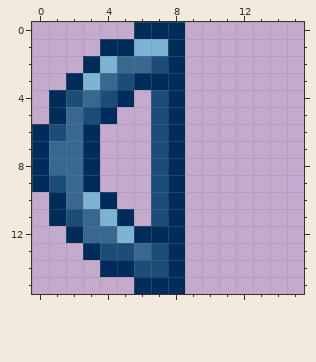
Pixel-art file, stored at assets/sprites/ui/timing_circle.aseprite. Above is the file before it was changed.
16x16 pixels, 1 frame.
After:
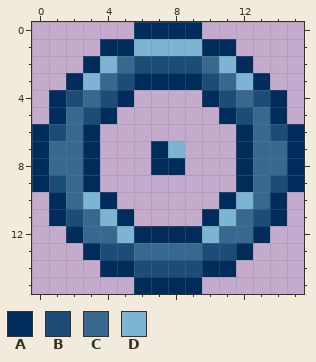
Palette (. is transparent): A #002c5c  B #1c4c78  C #386890  D #7cb4d4
Change:
There is now colour A in row 0 at x 9; in row 1 at x 10 to 11; in row 2 at x 12; in row 3 at x 9 and 13; in row 4 at x 10 and 14; in row 5 at x 11 and 14.
There is now colour A in rows 6 to 9 at x 12 and 15; in row 10 at x 11 and 14; in row 11 at x 10 and 14; in row 12 at x 9 and 13; in row 13 at x 12; in row 14 at x 10 to 11.
There is now colour A in row 15 at x 9.
The edit turns colour B into colour A in rows 7 to 8 at x 7.
There is now colour B in row 2 at x 9; in row 3 at x 10; in row 4 at x 11 and 13; in row 5 at x 12; in row 6 at x 14; in row 9 at x 14.
There is now colour B in row 11 at x 13; in row 13 at x 10 to 11; in row 14 at x 9.
The edit turns colour A into colour B in row 2 at x 8; in row 14 at x 8.
The edit turns colour C into colour B in row 2 at x 6.
There is now colour C in row 2 at x 10; in row 3 at x 11; in row 4 at x 12; in rows 5 to 6 at x 13; in rows 7 to 8 at x 13 to 14; in rows 9 to 10 at x 13.
There is now colour C in row 11 at x 12; in row 12 at x 11 to 12; in row 13 at x 9.
The edit turns colour A into colour C in row 13 at x 8.
The edit turns colour B into colour C in row 13 at x 7.
There is now colour D in row 1 at x 9; in row 2 at x 11; in row 3 at x 12; in row 10 at x 12; in row 11 at x 11; in row 12 at x 10.
The edit turns colour A into colour D in row 1 at x 8; in row 7 at x 8.
The author cleared colour A in rows 4 to 6 at x 8; in rows 9 to 11 at x 8.
The author cleared colour B in rows 4 to 6 at x 7; in rows 9 to 11 at x 7.
